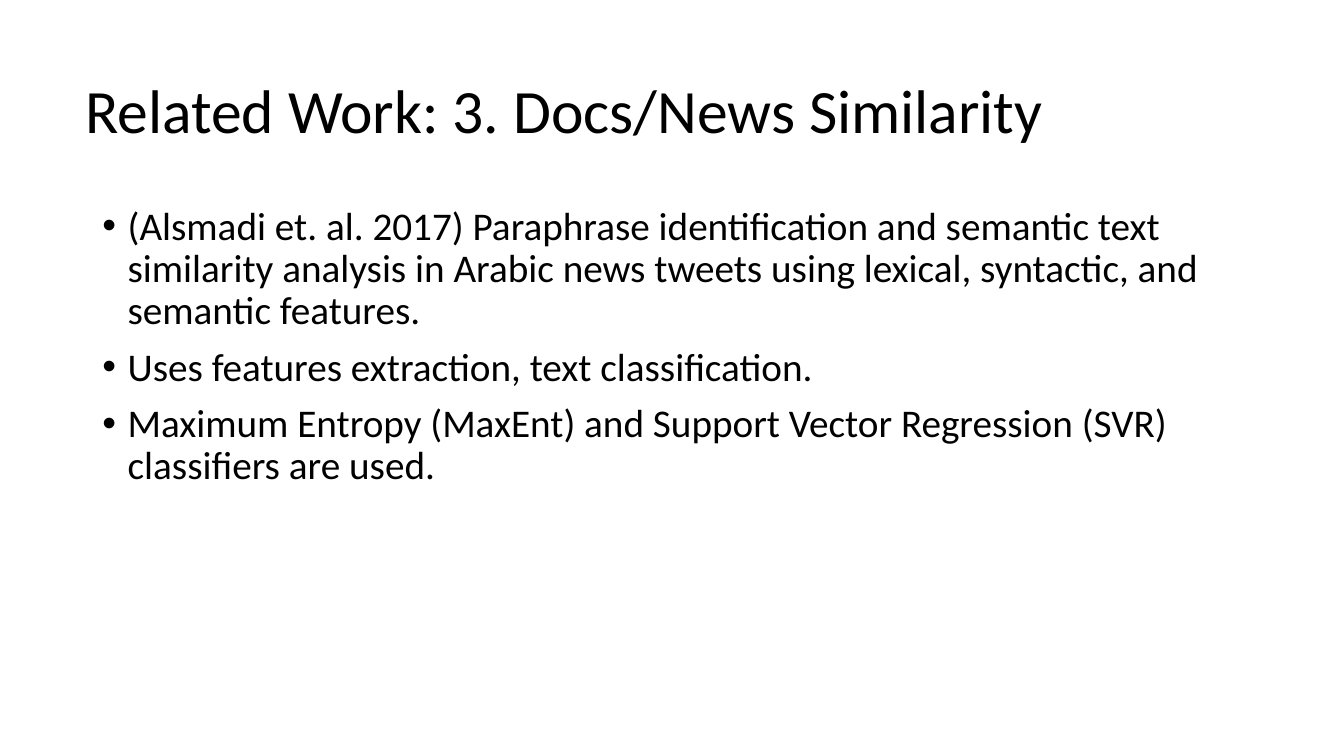
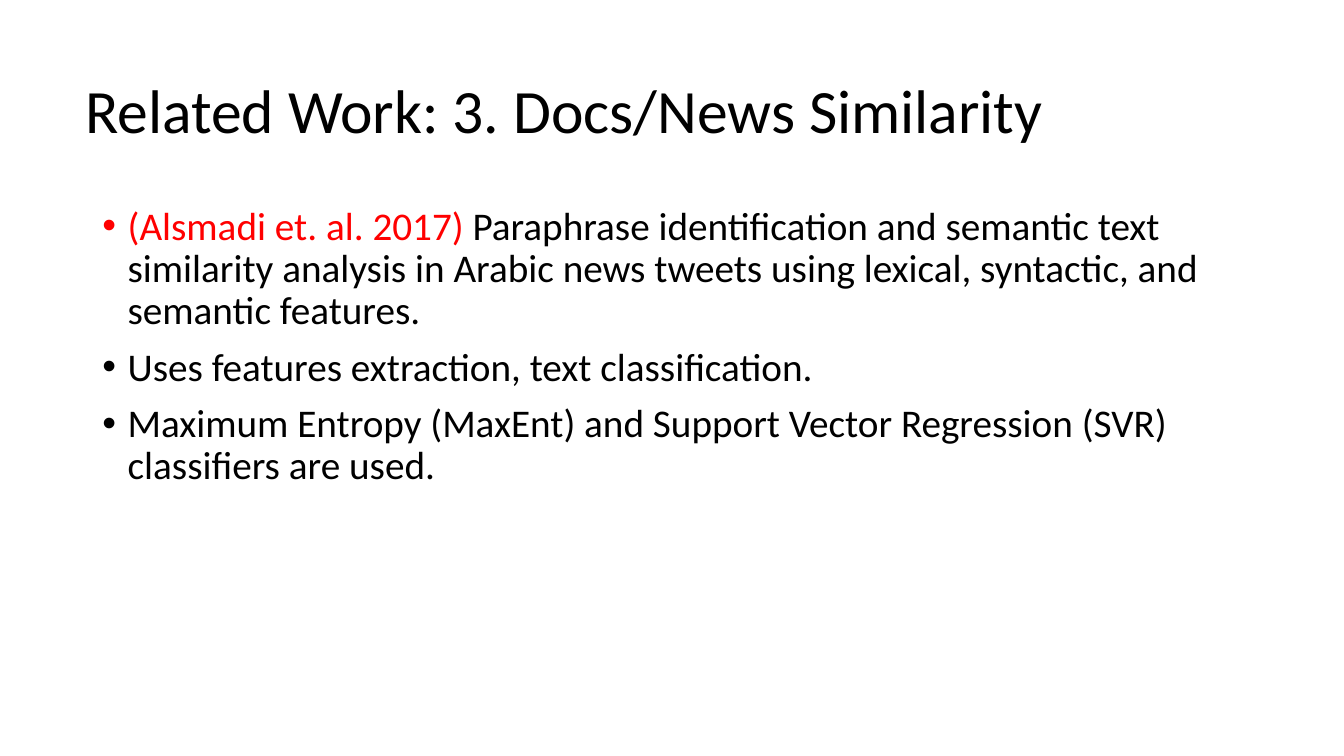
Before and after one commit to HussamHallak/TPDL2022, a slide deck: slide 8 of TPDL 2022 Paper Updates.pptx (slide 7 before the commit). Drawn at 1344x756 pixels with LibreOffice and Linux fonts; fonts in the diff are those of the drawing. Boxes give left, top, right and bottom in pixels: in the first picture for what was removed or moved away, otherwise in the second. Text is boxed around its words. In the diff, an @@ line names an element or a change of style, - is before the commit and + after.

```diff
--- a/TPDL 2022 Paper Updates.pptx
+++ b/TPDL 2022 Paper Updates.pptx
@@ text at box(128, 211, 1198, 325): text colour #000000 to #FF0000 in "(Alsmadi et. al. 2017)" @@
```
Also in this commit, not shown: 5 other slides changed, 6 slides added.
